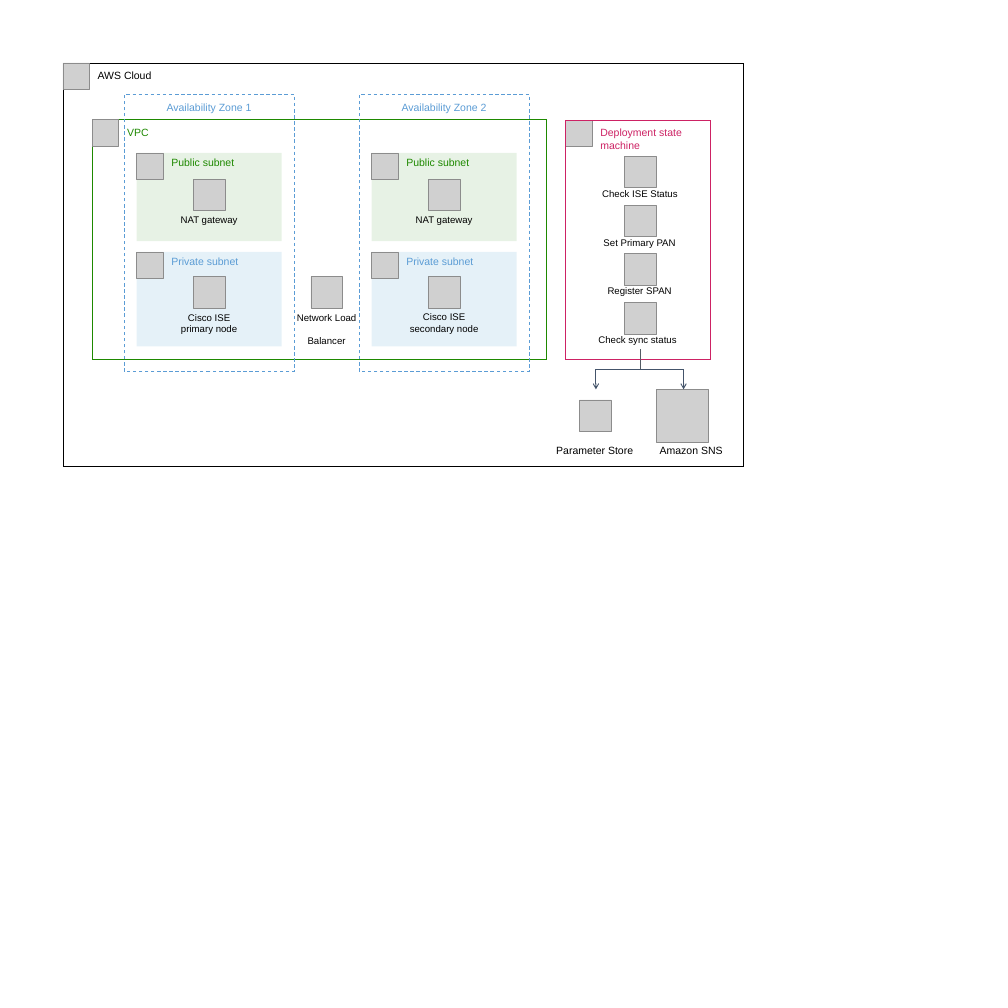
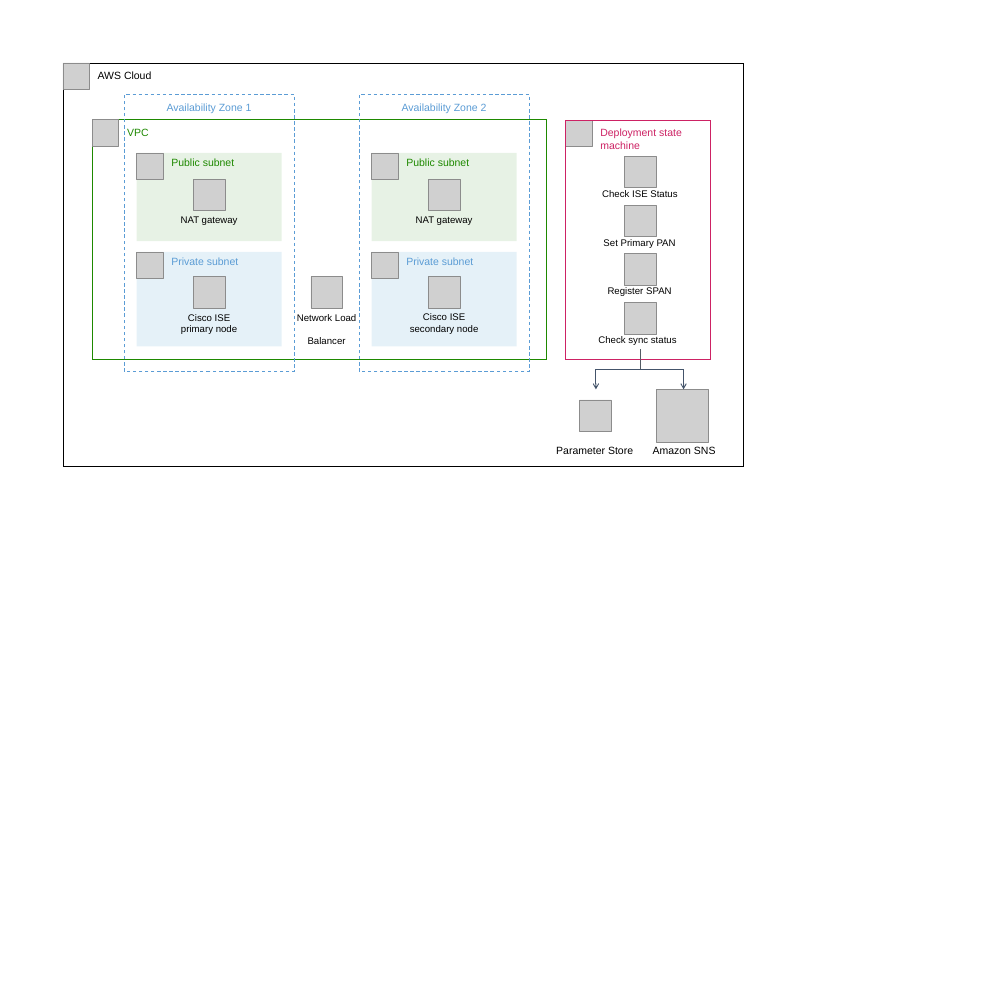
Before and after one commit to aws-quickstart/quickstart-cisco-ise-on-aws, a slide deck: slide 3 of docs/deployment_guide/images/quickstart-cisco-ise-on-aws-architecture-diagram.pptx. Drawn at 1008x1008 pixels with LibreOffice and Linux fonts; fonts in the diff are those of the drawing; grey boxes stand for pictures. Boxes give left, top, right and bottom in pixels: in the first picture for what was removed or moved away, otherwise in the second. Text is boxed around its words. In the diff, an @@ line names an element or a change of style, - is before the commit and + after.

```diff
--- a/docs/deployment_guide/images/quickstart-cisco-ise-on-aws-architecture-diagram.pptx
+++ b/docs/deployment_guide/images/quickstart-cisco-ise-on-aws-architecture-diagram.pptx
@@ text "Amazon SNS": place and size @@
-text "Amazon SNS" at (660, 446, 723, 454)
+text "Amazon SNS" at (653, 446, 716, 454)
```
Also in this commit, not shown: 1 other slide changed, 3 other files.
